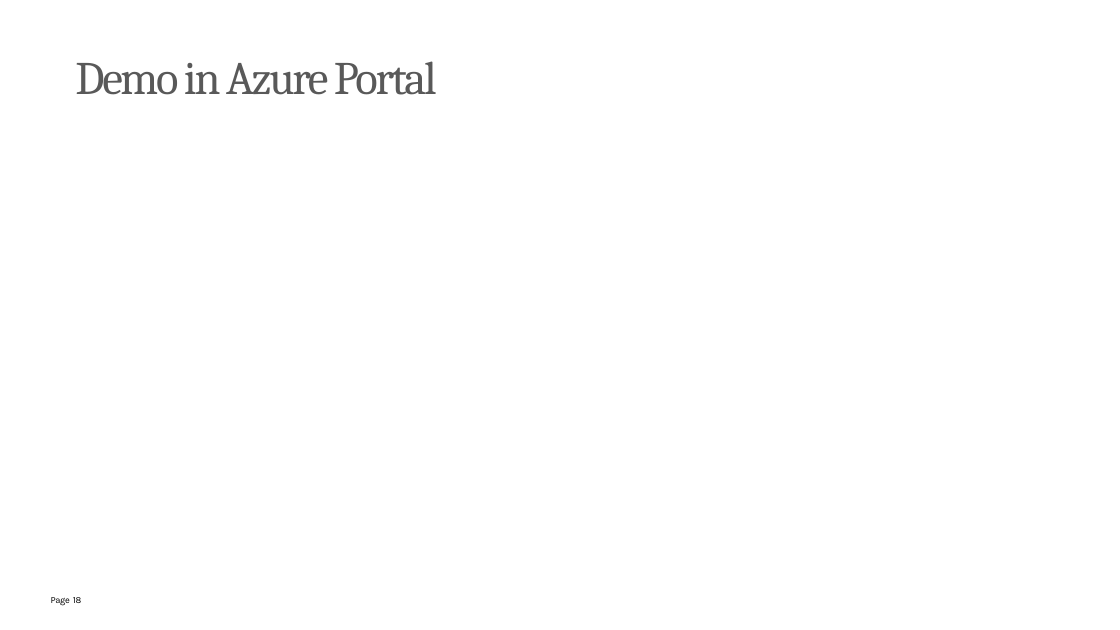
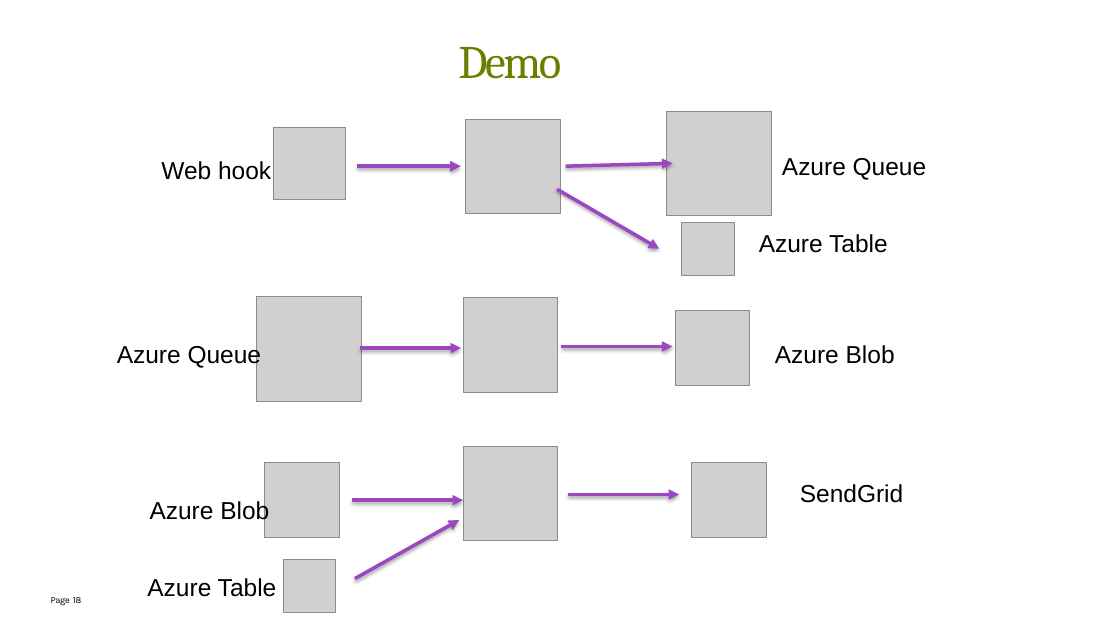
Before and after one commit to mehdikhaleghian/StudyNotes, a slide deck: slide 18 of Azure Functions.pptx. Drawn at 1120x630 pixels with LibreOffice and Linux fonts; fonts in the diff are those of the drawing; grey boxes stand for pictures; background and template pictures are left out. Boxes give left, top, right and bottom in pixels: in the first picture for what was removed or moved away, otherwise in the second. Text is boxed around its words. In the diff, an @@ line names an element or a change of style, - is before the commit and + after.

Commit message:
Add Demo Description to powerpoint

```diff
--- a/Azure Functions.pptx
+++ b/Azure Functions.pptx
@@ text at (x1=458, y1=47, x2=561, y2=79): text changed; text colour #595959 to #668000 @@
-Demo in Azure Portal
+Demo
@@ picture added at (x1=466, y1=119, x2=560, y2=213) @@
@@ picture added at (x1=667, y1=111, x2=772, y2=216) @@
@@ picture added at (x1=273, y1=127, x2=346, y2=200) @@
@@ text added at (x1=161, y1=161, x2=271, y2=180), 21 pt, text #000000 @@
+Web hook
@@ arrow added from (357, 166) to (460, 166), #9B47C2 3 pt @@
@@ arrow added from (565, 166) to (672, 164), #9B47C2 3 pt @@
@@ text added at (x1=782, y1=158, x2=927, y2=180), 21 pt, text #000000 @@
+Azure Queue
@@ arrow added from (557, 189) to (660, 249), #9B47C2 3 pt @@
@@ picture added at (x1=681, y1=223, x2=734, y2=276) @@
@@ text added at (x1=759, y1=234, x2=888, y2=253), 21 pt, text #000000 @@
+Azure Table
@@ picture added at (x1=257, y1=297, x2=362, y2=402) @@
@@ picture added at (x1=463, y1=298, x2=557, y2=392) @@
@@ picture added at (x1=676, y1=311, x2=750, y2=386) @@
@@ text added at (x1=117, y1=344, x2=262, y2=369), 21 pt, text #000000 @@
+Azure Queue
@@ arrow added from (360, 348) to (461, 348), #9B47C2 3 pt @@
@@ arrow added from (561, 347) to (672, 347), #9B47C2 3 pt @@
@@ text added at (x1=775, y1=345, x2=895, y2=364), 21 pt, text #000000 @@
+Azure Blob
@@ picture added at (x1=463, y1=446, x2=557, y2=540) @@
@@ picture added at (x1=265, y1=463, x2=339, y2=538) @@
@@ picture added at (x1=692, y1=463, x2=767, y2=538) @@
@@ text added at (x1=150, y1=500, x2=269, y2=525), 21 pt, text #000000 @@
+Azure Blob
@@ arrow added from (352, 501) to (463, 501), #9B47C2 3 pt @@
@@ arrow added from (568, 495) to (679, 495), #9B47C2 3 pt @@
@@ text added at (x1=800, y1=484, x2=903, y2=503), 21 pt, text #000000 @@
+SendGrid
@@ arrow added from (355, 579) to (460, 520), #9B47C2 3 pt @@
@@ picture added at (x1=283, y1=560, x2=336, y2=613) @@
@@ text added at (x1=147, y1=578, x2=277, y2=597), 21 pt, text #000000 @@
+Azure Table
```
Also in this commit, not shown: 1 other slide changed, 3 other files.
